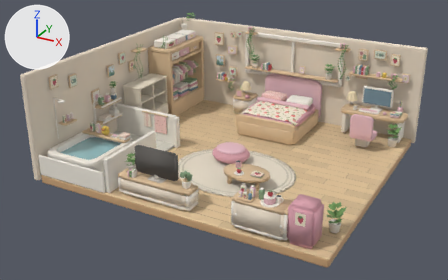
An edit to the glTF model web/public/models/room-web.glb, drawn before and after from the same camera.
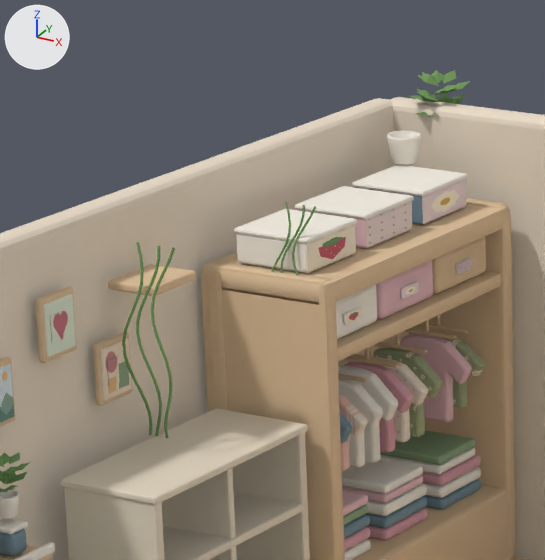
Each version appears first whole from a camera (50 mm lens) standing at (8.2, -15.8, 8.33) and looking at (-0.27, -0.41, 0.64), and next in a close-up on the part from 25% to 47% of the width and 0% to 36% of the height. The lights are fixed; the arrows at upper left show +X, +Y and +Z. The older version's two pictures come first. Where no turn or scale is listed for an object, it has been applied to the vertices. Vertices at exactly the same position are counted once.

In view in the first close-up: 'BED_FoldedTopHem', 'BED_PersonalKeepsake', 'BED_Pillow_1', 'BED_WarmLamp', 'DEN_BathPlantFoliage', 'DEN_WindowTrailingVine0', 'DESK_CompactMonitor', 'DESK_Notebook', 'DISPLAY_Lower_Carcass', 'PH1_Bath_Rear_Partition', 'PH1_Bed_Frame', 'PH1_Desk_Side_L', 'PH1_Wall_Left', 'WARDROBE_PlaceholderClothes_4' and 6 more.
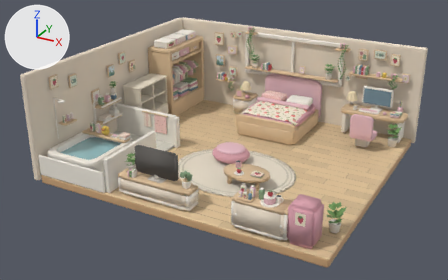
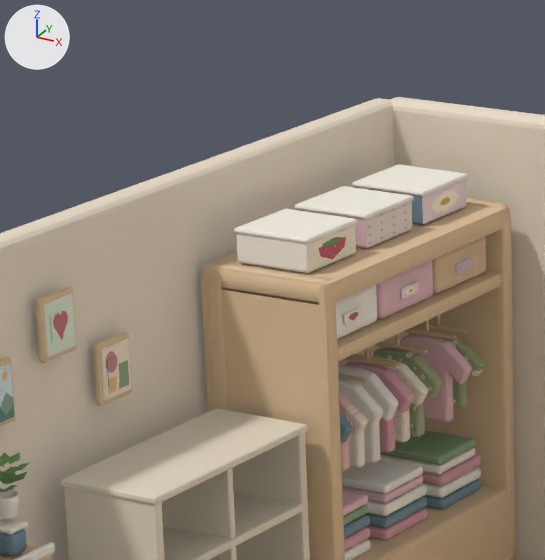
Commit message: fix: remove remaining vines ledge and corner plant

Where the newer file only moved an object's origin or applied its transform, the numbers keep the older frame.

Changed parts and their boxes [x1, y1, x2, y2] in the close-ups (545 x 560 px):
'DEN_WindowTrailingVine0', reshaped (not visible afterwards)
    before: [122, 202, 316, 438]
'DEN_BathPlantFoliage', reshaped
    before: [0, 70, 470, 492]
    after: [0, 452, 30, 492]
'PH1_Desk_Side_L', reshaped
    before: [0, 131, 421, 518]
    after: [0, 490, 19, 518]
part 1 of me_ph1_desk_side_l_refined, deleted
    before: [387, 131, 421, 165]
part 2 of me_cone, deleted (beige)
    before: [108, 264, 196, 296]
part 3 of me_bathplantleaves, deleted (green)
    before: [410, 70, 470, 117]

What changed in the scene script:
```text
Change me_ph1_desk_side_l_refined:
    used by ob_ph1_desk_side_l; location = (-0.012, -0.013, 1.492)
    remove me_ph1_desk_side_l_refined.from_pydata(...)  # 2448 vertices, 4816 faces; spans x -4.36..4.36, y -3.89..3.89, z -1.47..1.47
    add me_ph1_desk_side_l_refined.from_pydata(...)  # 2286 vertices, 4496 faces; spans x -4.36..4.36, y -3.89..3.89, z -1.47..0.38
    me_ph1_desk_side_l_refined part 1: the loose piece of 162 vertices spanning x -4.33..-4.11, y 3.61..3.83, z 1.29..1.47 is deleted
    other edits to the shape of me_ph1_desk_side_l_refined do not show in these pictures
Change me_cone:
    used by ob_bed_warmlamp; location = (-0.139, 0.036, 1.484)
    remove me_cone.from_pydata(...)  # 5720 vertices, 11185 faces; spans x -4.35..4.35, y -3.93..3.93, z -1.48..1.48
    add me_cone.from_pydata(...)  # 5664 vertices, 11077 faces; spans x -4.35..4.35, y -3.93..3.93, z -1.48..1.48
    me_cone part 2: the loose piece of 56 vertices spanning x -4.31..-3.96, y 0.62..1.07, z 1.13..1.19 is deleted
Change me_bathplantleaves:
    used by ob_den_bathplantfoliage; location = (0.008, 0.338, 1.796)
    remove me_bathplantleaves.from_pydata(...)  # 1640 vertices, 1312 faces; spans x -4.42..4.42, y -4.04..4.04, z -1.47..1.47
    add me_bathplantleaves.from_pydata(...)  # 1540 vertices, 1232 faces; spans x -4.42..4.42, y -4.04..3.66, z -1.47..1.38
    me_bathplantleaves part 3: 20 loose pieces with 100 vertices, spanning x -4.42..-4.06, y 3.58..4.04, z 1.2..1.47, are deleted
Change me_windowtrailingvine0:
    used by ob_den_windowtrailingvine0; location = (-0.193, -0.068, 1.884)
    remove me_windowtrailingvine0.from_pydata(...)  # 1892 vertices, 3564 faces; spans x -4.1..4.1, y -3.72..3.72, z -1.27..1.27
    add me_windowtrailingvine0.from_pydata(...)  # 1280 vertices, 2412 faces; spans x -2.05..4.1, y -3.72..3.72, z -1.27..1.27
    me_windowtrailingvine0 part 4: 6 loose pieces with 612 vertices, spanning x -4.1..-3.49, y 0.64..1.89, z -0.17..1.08, are deleted
    other edits to the shape of me_windowtrailingvine0 do not show in these pictures
```
